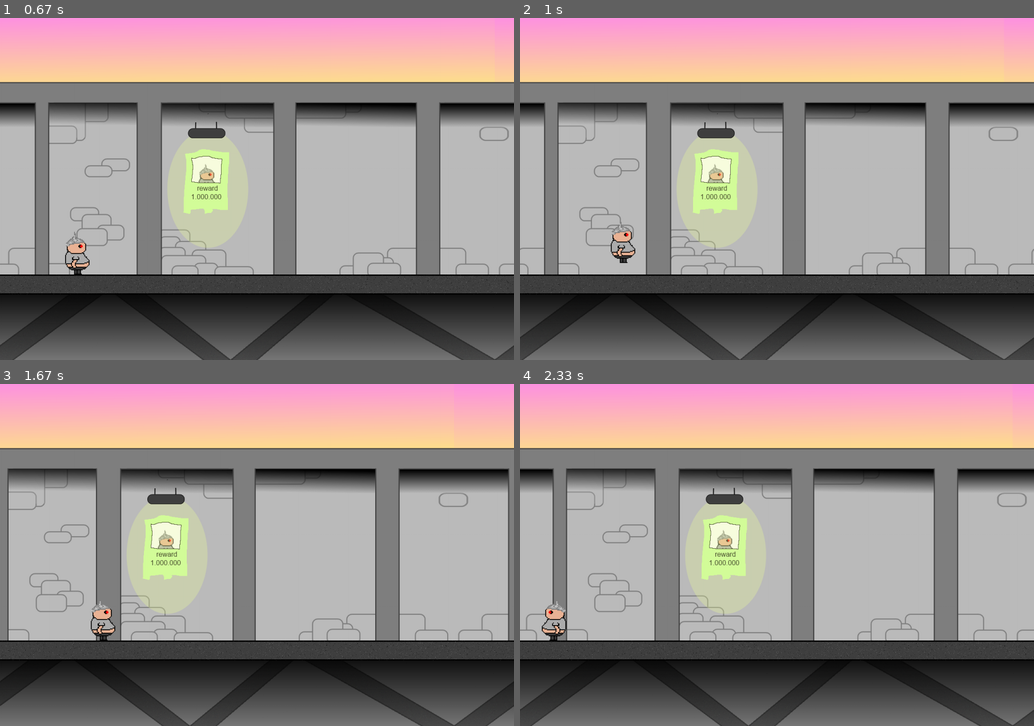
Above: before the commit, frames 1-4 (two rows, left to right).
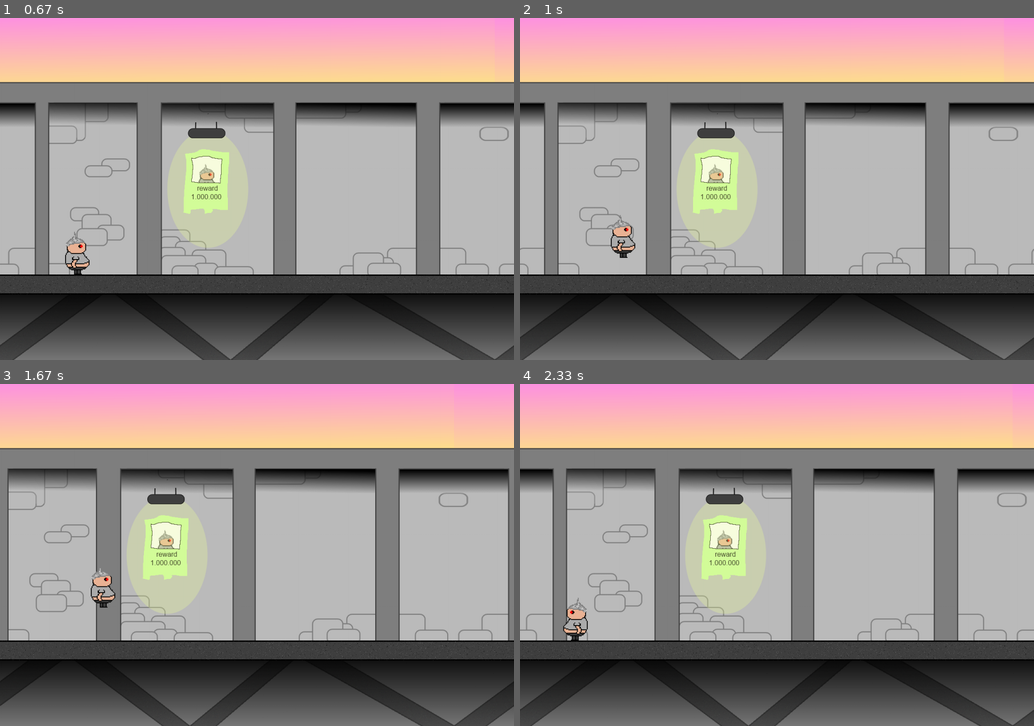
Above: after the commit, the same moments.

Repository: NikMatyukhin/true_pygame
Game: pygame game, started from src/main.py
Two runs of this game, one before a commit and one after it. Both use one fixed random seed, a clock stepped at 60 frames per second and the inputs below.
Inputs:
- Up to frame 1 (0.67 s): hold Right from 0.33 s (still down)
- Up to frame 2 (1 s): release Right at 0.8 s; hold Up from 0.83 s (still down)
- Up to frame 3 (1.67 s): release Up at 1.13 s; hold Right 1.17-1.63 s
- Up to frame 4 (2.33 s): hold Left 1.67-2.2 s; hold Left from 2.23 s (still down)

Frame 1 is identical in both runs. In frame 2, 0.4% of the frame differs, in the area x 17-23%, y 57-72%; in frame 3, 0.6%, in the area x 17-23%, y 53-75%; in frame 4, 0.6%.

Commit message:
Added folders music and sounds

Diff:
--- a/src/player.py
+++ b/src/player.py
@@ -42,7 +42,7 @@
 
             # уменьшение импульса... потому что ноль вверху, точно
             # FIXME: Эмпирически выяснено, что это лучший прыжок
-            self.vertical_impulse = -10.
+            self.vertical_impulse = -14.
 
         # если вертикальный импульс отличен от нуля
         # (скорее всего отрицательный)
Not shown, added: src/sounds/Death.mp3
Not shown, added: src/sounds/moap.wav
